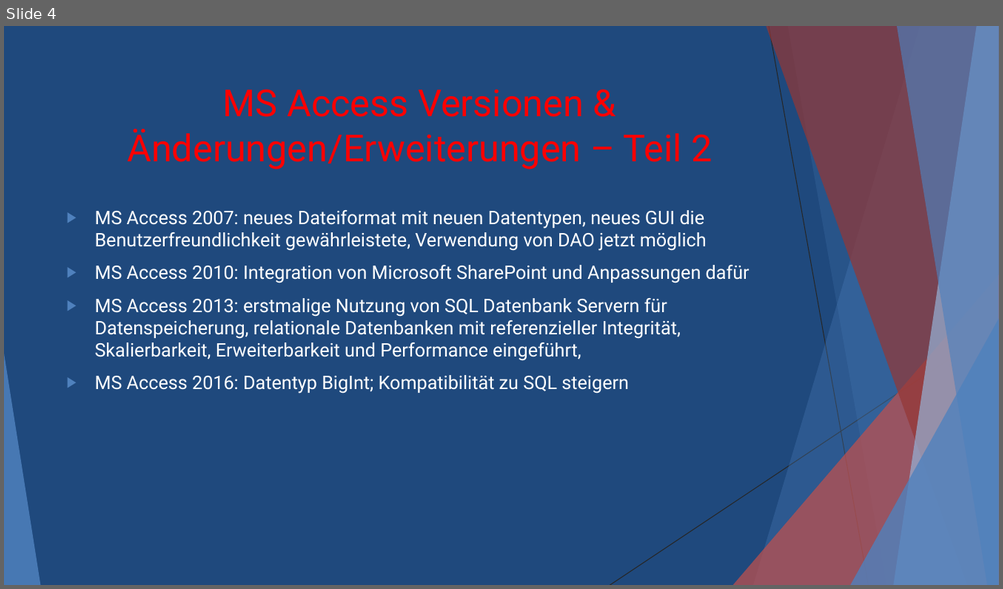
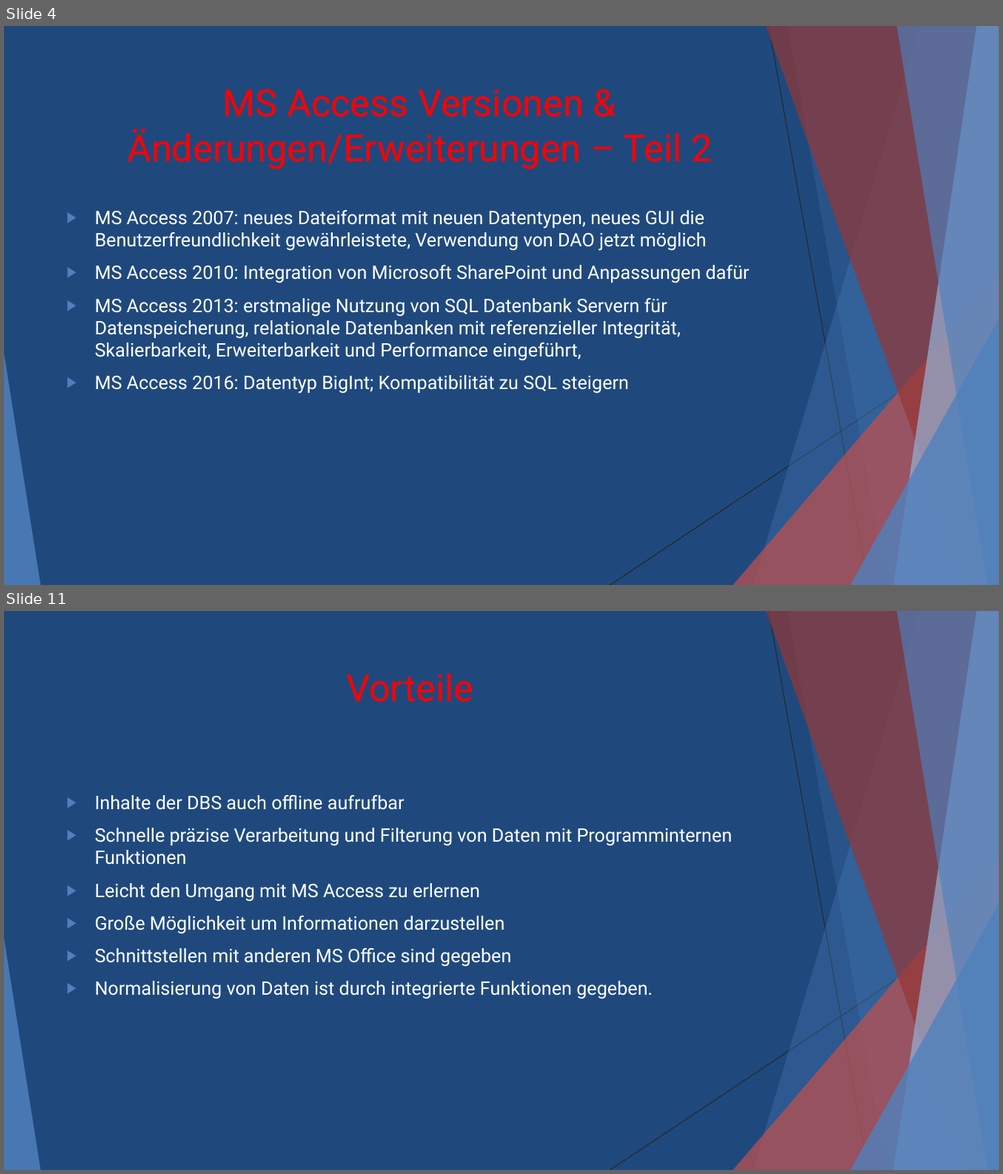
Before and after one commit to Grubchri/DBI, a slide deck: Microsoft Access.pptx. Shown one above the other, each under a label of ours: slide 4 before the commit, slides 4 and 11 after it; the slides between them are not shown. The pictures are 1003x589 and 1003x1174 pixels, drawn with LibreOffice and Linux fonts; fonts in the diff are those of the drawing. Boxes give left, top, right and bottom in pixels: in the first picture for what was removed or moved away, otherwise in the second. Text is boxed around its words. In the diff, an @@ line names an element or a change of style, - is before the commit and + after.

```diff
--- a/Microsoft Access.pptx
+++ b/Microsoft Access.pptx
@@ slide 11 added at (4, 611, 999, 1170), background #1F497D; not listed: 10 template elements that a slide beside it also shows @@
@@ title added at (346, 673, 473, 702), 36 pt, text #FF0000 @@
+Vorteile
@@ text added at (95, 795, 732, 999), 18 pt, text #FFFFFF @@
+▶ Inhalte der DBS auch offline aufrufbar
+▶ Schnelle präzise Verarbeitung und Filterung von Daten mit Programminternen Funktionen
+▶ Leicht den Umgang mit MS Access zu erlernen
+▶ Große Möglichkeit um Informationen darzustellen
+▶ Schnittstellen mit anderen MS Office sind gegeben
+▶ Normalisierung von Daten ist durch integrierte Funktionen gegeben.
```
Also in this commit, not shown: 2 slides changed, 7 other slides added, 1 other file.
